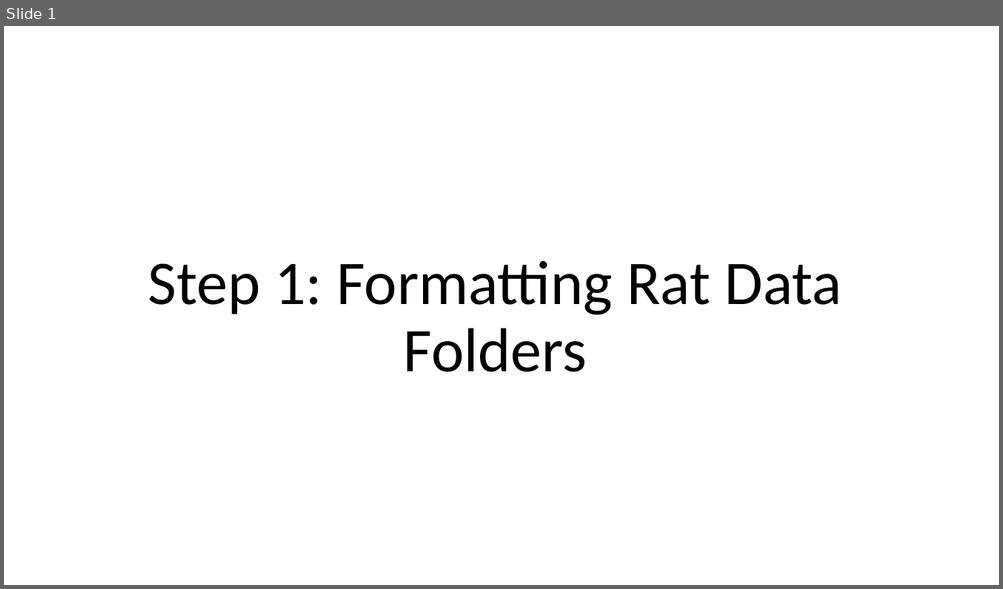
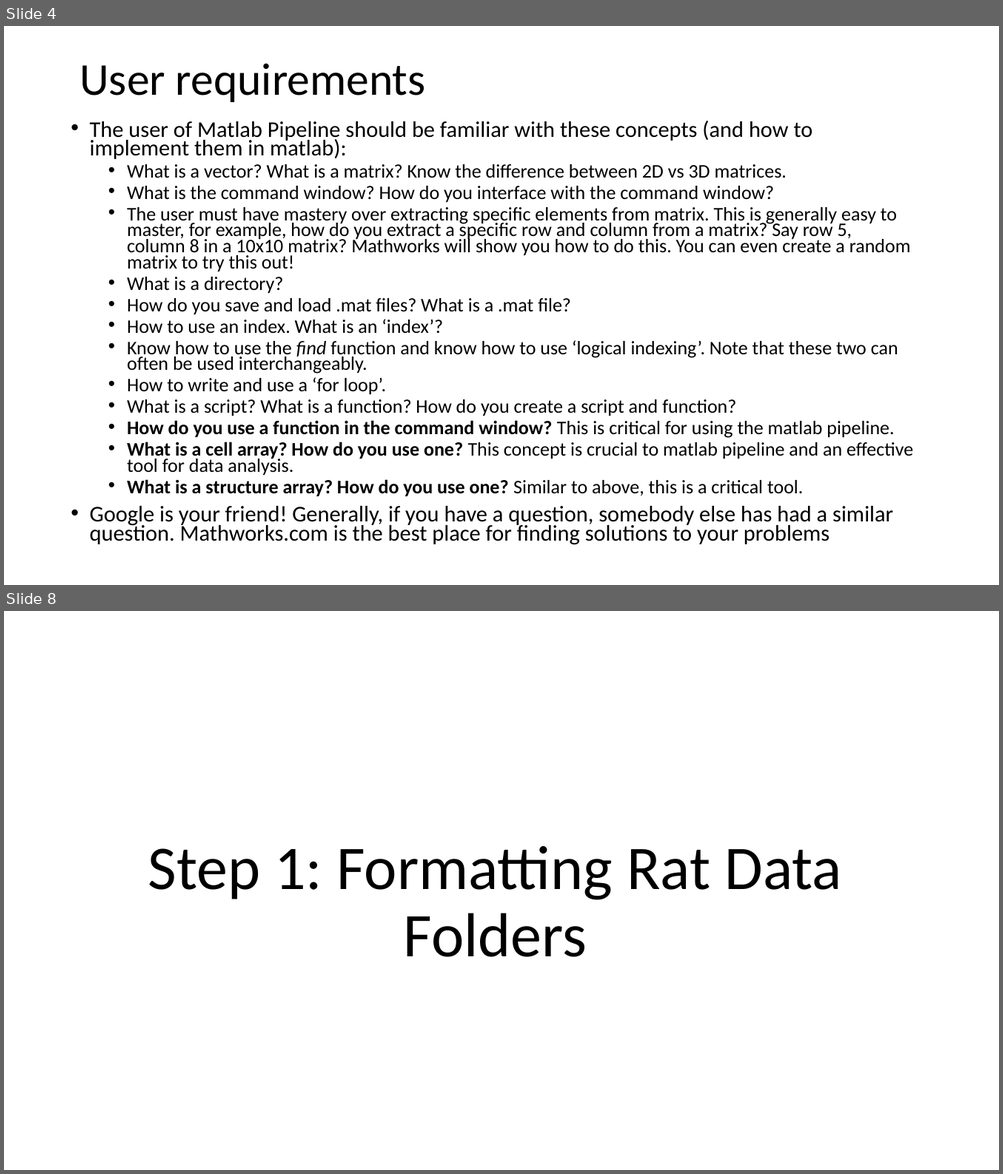
Before and after one commit to GriffinLabCode/GriffinCode, a slide deck: 1. Matlab Pipeline/Using the Matlab Pipeline.pptx. Shown one above the other, each under a label of ours: slide 1 before the commit, slides 4 and 8 after it; the slides between them are not shown. The pictures are 1003x589 and 1003x1174 pixels, drawn with LibreOffice and Linux fonts; fonts in the diff are those of the drawing. Boxes give left, top, right and bottom in pixels: in the first picture for what was removed or moved away, otherwise in the second. Text is boxed around its words. In the diff, an @@ line names an element or a change of style, - is before the commit and + after.

Commit message:
major modifications to Int creation and video tracking data extraction

```diff
--- a/1. Matlab Pipeline/Using the Matlab Pipeline.pptx
+++ b/1. Matlab Pipeline/Using the Matlab Pipeline.pptx
@@ slide 4 added at box(4, 26, 999, 585), background #FFFFFF @@
@@ title added at box(79, 63, 426, 102), 44 pt, text #000000 @@
+User requirements
@@ text added at box(90, 121, 913, 545), 18.6 pt, text #000000 @@
+• The user of Matlab Pipeline should be familiar with these concepts (and how to implement them in matlab):
+  • What is a vector? What is a matrix? Know the difference between 2D vs 3D matrices.
+  • What is the command window? How do you interface with the command window?
+  • The user must have mastery over extracting specific elements from matrix. This is generally easy to master, for example, how do you extract a specific row and column from a matrix? Say row 5, column 8 in a 10x10 matrix? Mathworks will show you how to do this. You can even create a random matrix to try this out!
+  • What is a directory?
+  • How do you save and load .mat files? What is a .mat file?
+  • How to use an index. What is an ‘index’?
+  • Know how to use the find function and know how to use ‘logical indexing’. Note that these two can often be used interchangeably.
+  • How to write and use a ‘for loop’.
+  • What is a script? What is a function? How do you create a script and function?
+  • How do you use a function in the command window? This is critical for using the matlab pipeline.
+  • What is a cell array? How do you use one? This concept is crucial to matlab pipeline and an effective tool for data analysis.
+  • What is a structure array? How do you use one? Similar to above, this is a critical tool.
+• Google is your friend! Generally, if you have a question, somebody else has had a similar question. Mathworks.com is the best place for finding solutions to your problems
@@ what was slide 1 is now slide 8 @@
```
Also in this commit, not shown: 3 slides changed, 14 other slides added, 34 other files.
